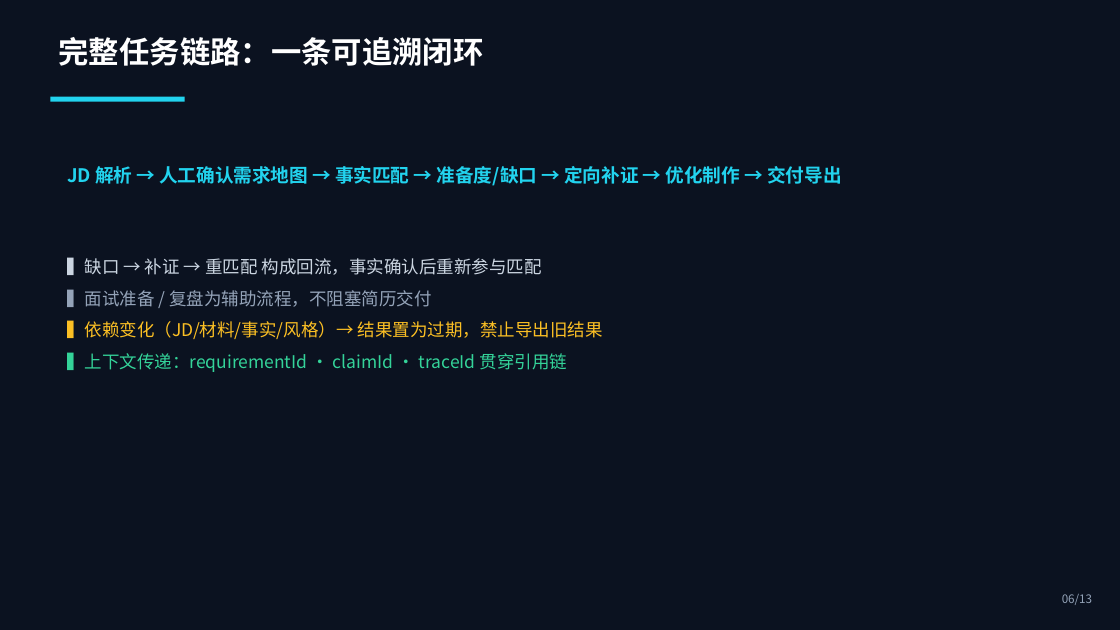
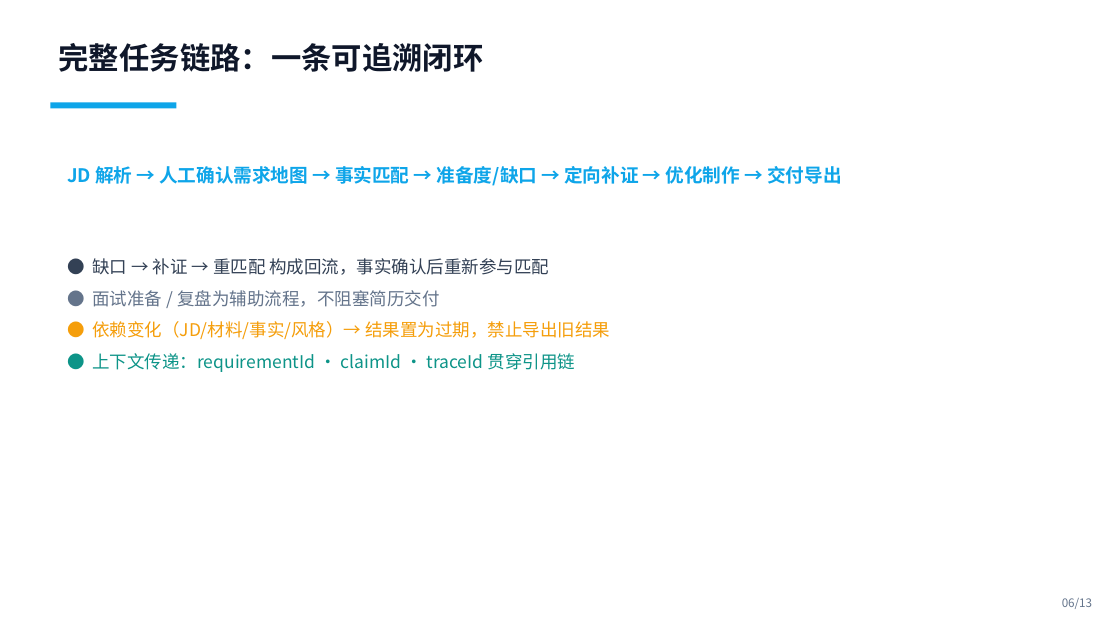
Before and after one commit to yingchao4399/resume-expert, a slide deck: slide 6 of competition/initial/01-solution-deck.pptx. Drawn at 1120x630 pixels with LibreOffice and Linux fonts; fonts in the diff are those of the drawing. Boxes give left, top, right and bottom in pixels: in the first picture for what was removed or moved away, otherwise in the second. Text is boxed around its words. In the diff, an @@ line names an element or a change of style, - is before the commit and + after.

Commit message:
competition: 更新参赛者信息与明亮配色

```diff
--- a/competition/initial/01-solution-deck.pptx
+++ b/competition/initial/01-solution-deck.pptx
@@ rectangle removed at bbox=[0, 0, 1120, 630] @@
@@ text "完整任务链路：一条可追溯闭环" at bbox=[59, 43, 484, 72]: text colour #FFFFFF to #0F172A @@
@@ rectangle: place and size @@
-rectangle at bbox=[50, 97, 185, 102]
+rectangle at bbox=[50, 103, 176, 108]
@@ rectangle at bbox=[50, 103, 176, 108]: fill #22D3EE to #0EA5E9 @@
@@ text "JD 解析 → 人工确认需求地图 → ..." at bbox=[67, 166, 841, 186]: text colour #22D3EE to #0EA5E9 @@
@@ text at bbox=[92, 258, 610, 372]: text changed; text colour #34D399 to #0D9488 @@
-▍缺口 → 补证 → 重匹配 构成回流，事实确认后重新参与匹配
-▍面试准备 / 复盘为辅助流程，不阻塞简历交付
-▍依赖变化（JD/材料/事实/风格）→ 结果置为过期，禁止导出旧结果
-▍上下文传递：requirementId · claimId · traceId 贯穿引用链
+● 缺口 → 补证 → 重匹配 构成回流，事实确认后重新参与匹配
+● 面试准备 / 复盘为辅助流程，不阻塞简历交付
+● 依赖变化（JD/材料/事实/风格）→ 结果置为过期，禁止导出旧结果
+● 上下文传递：requirementId · claimId · traceId 贯穿引用链
@@ text "06/13" at bbox=[1062, 598, 1092, 609]: text colour #94A3B8 to #64748B @@
```
Also in this commit, not shown: 12 other slides changed, 9 other files.
